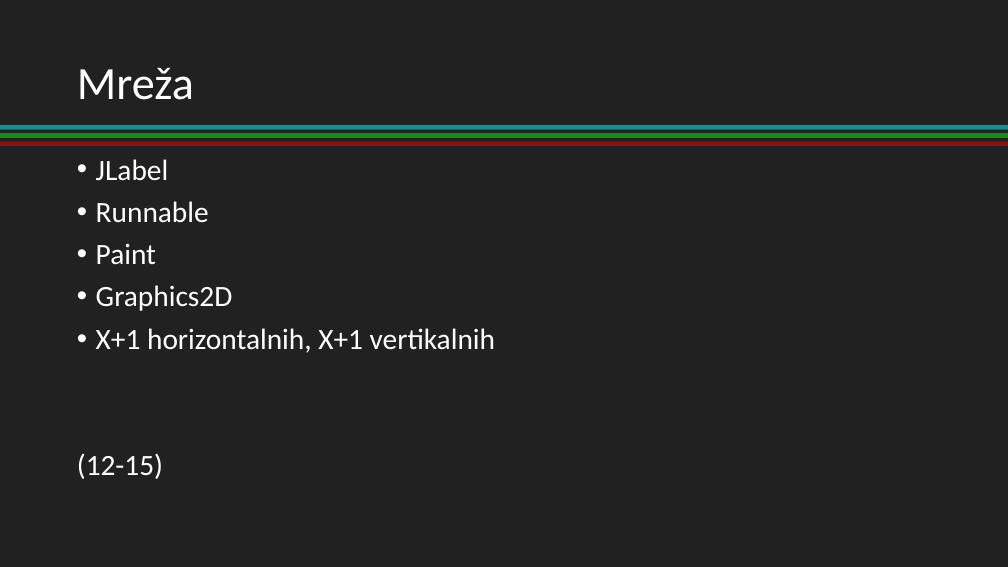
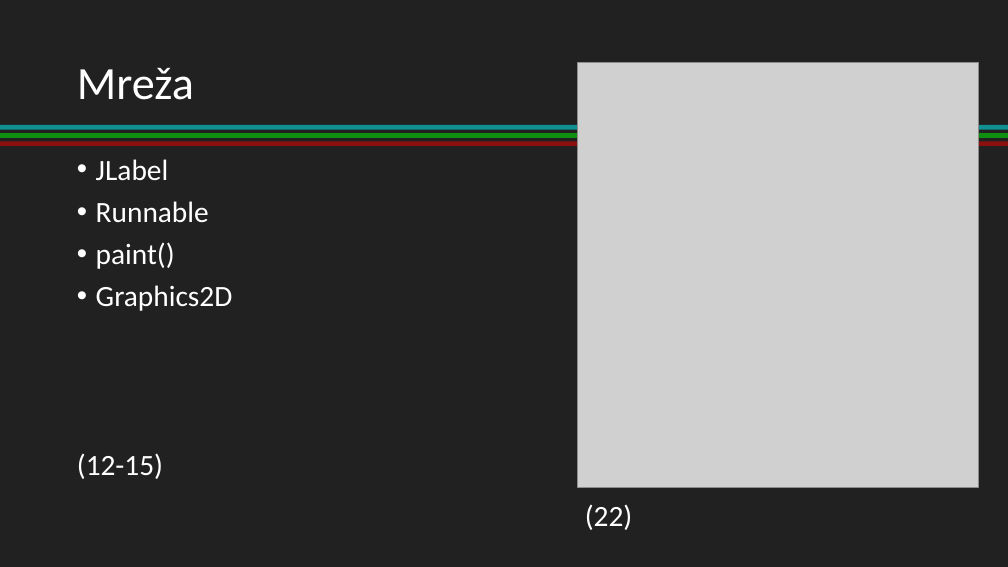
Before and after one commit to nik1178/MaturitetnaSeminarska, a slide deck: slide 7 of PowerPoint/Jenič Nik T4b.pptx. Drawn at 1008x567 pixels with LibreOffice and Linux fonts; fonts in the diff are those of the drawing; grey boxes stand for pictures. Boxes give left, top, right and bottom in pixels: in the first picture for what was removed or moved away, otherwise in the second. Text is boxed around its words. In the diff, an @@ line names an element or a change of style, - is before the commit and + after.

```diff
--- a/PowerPoint/Jenič Nik T4b.pptx
+++ b/PowerPoint/Jenič Nik T4b.pptx
@@ picture added at <box>578,63,979,488</box> @@
@@ text at <box>96,242,175,269</box>: text changed @@
-• Paint
+• paint()
@@ text at <box>96,328,495,353</box>: paragraph removed @@
-• X+1 horizontalnih, X+1 vertikalnih
@@ text added at <box>585,504,633,530</box>, 28 pt, text #FFFFFF @@
+(22)
```
Also in this commit, not shown: 4 other slides changed, 1 slide added.
